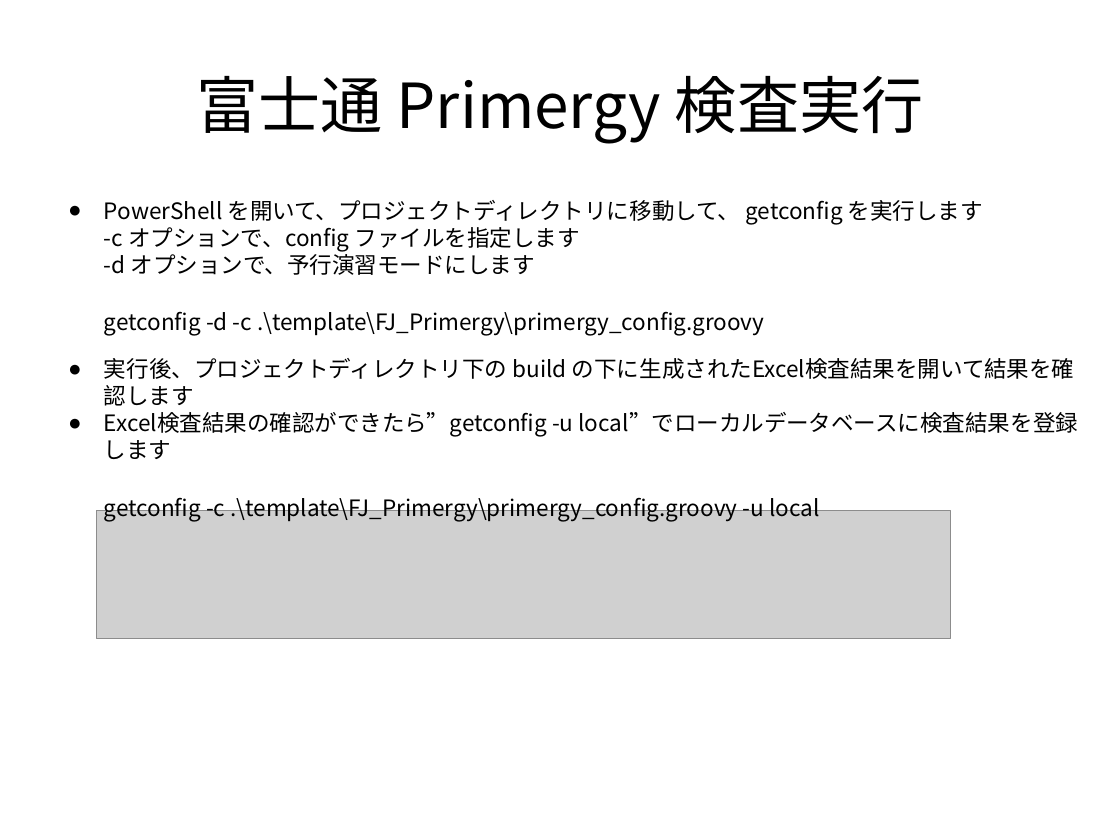
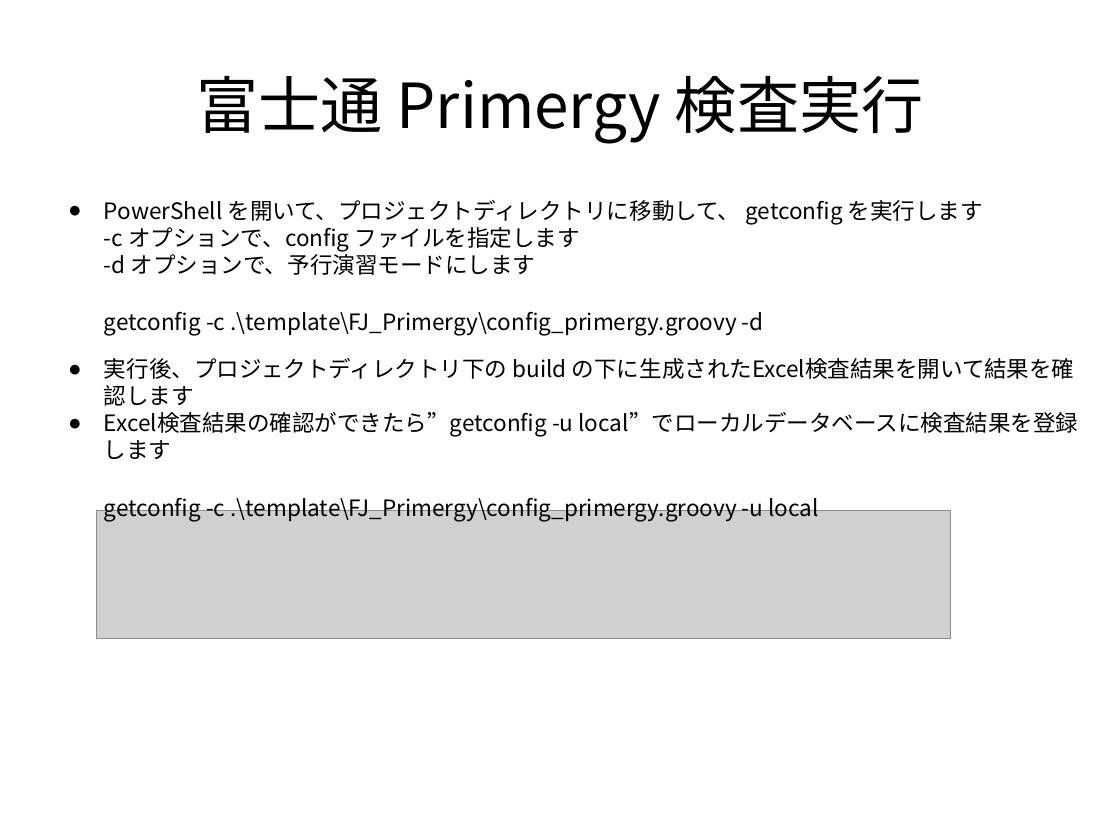
Before and after one commit to frsw3nr/gradle-server-acceptance, a slide deck: slide 59 of docs/jp/tutorial_test_pc.pptx (slide 57 before the commit). Drawn at 1120x840 pixels with LibreOffice and Linux fonts; fonts in the diff are those of the drawing; grey boxes stand for pictures. Boxes give left, top, right and bottom in pixels: in the first picture for what was removed or moved away, otherwise in the second. Text is boxed around its words. In the diff, an @@ line names an element or a change of style, - is before the commit and + after.

```diff
--- a/docs/jp/tutorial_test_pc.pptx
+++ b/docs/jp/tutorial_test_pc.pptx
@@ text at [104,200,983,336]: text changed @@
-● PowerShell を開いて、プロジェクトディレクトリに移動して、 getconfig を実行します
-  -c オプションで、config ファイルを指定します
-  -d オプションで、予行演習モードにします
-  getconfig -d -c .\template\FJ_Primergy\primergy_config.groovy
+● PowerShell を開いて、プロジェクトディレクトリに移動して、 getconfig を実行します
+  -c オプションで、config ファイルを指定します
+  -d オプションで、予行演習モードにします
+  getconfig -c .\template\FJ_Primergy\config_primergy.groovy -d
@@ text at [104,412,1079,522]: text changed @@
-● Excel検査結果の確認ができたら”getconfig -u local”でローカルデータベースに検査結果を登録します
-  getconfig -c .\template\FJ_Primergy\primergy_config.groovy -u local
+● Excel検査結果の確認ができたら”getconfig -u local”でローカルデータベースに検査結果を登録します
+  getconfig -c .\template\FJ_Primergy\config_primergy.groovy -u local
```
Also in this commit, not shown: 29 other slides changed, 2 slides added, 7 other files.
